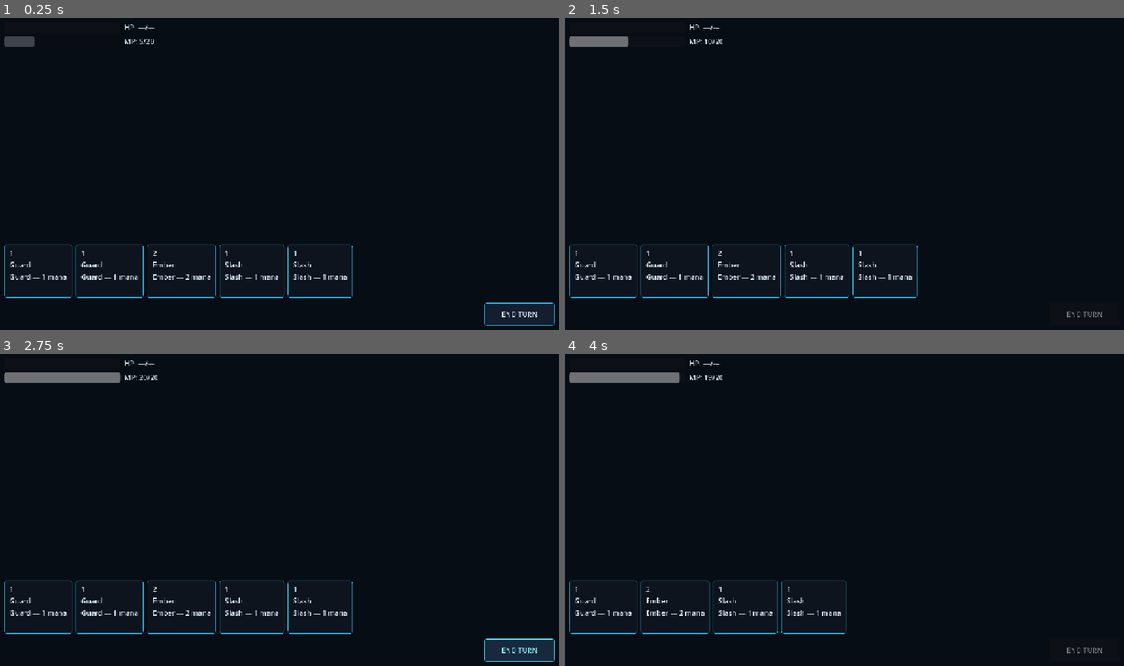
Above: before the commit, frames 1-4 (two rows, left to right).
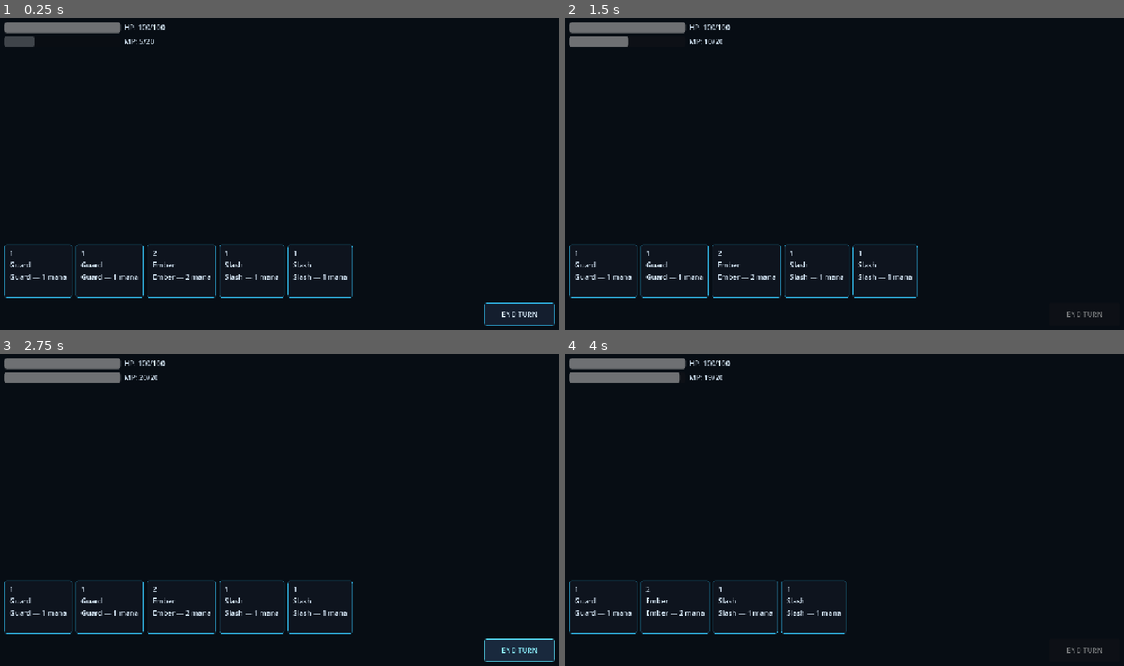
Above: after the commit, the same moments.

Repository: ruizeduardo8506/zero-g
Game: Godot game, scene res://scenes/combat/CombatScene.tscn
Same seed, same stepped clock (60 frames per second), same inputs: the game is played once before the commit and once after it.
Inputs (mouse positions are in pixels of both pictures, inside the frame that each line leads up to):
- Up to frame 1 (0.25 s): no input
- Up to frame 2 (1.5 s): click "END TURN" at 0.5 s; click "END TURN" at 1.25 s
- Up to frame 3 (2.75 s): click "END TURN" at 2 s
- Up to frame 4 (4 s): drag from (604, 606) to (900, 441) at 2.77 s; tap Enter at 3.5 s; drag from (604, 606) to (816, 572) at 3.52 s

The runs differ from the first frame. In frame 1, 0.8% of the frame differs, in the area x 0-30%, y 1-5%; in frame 2, 0.8%; in frame 3, 0.8%; in frame 4, 0.8%.

Commit message:
Broadcast player HP/mana on spawn so combat HUD initializes.
Co-authored-by: Cursor <cursoragent@cursor.com>

Diff:
--- a/scenes/combat/CombatScene.tscn
+++ b/scenes/combat/CombatScene.tscn
@@ -5,6 +5,7 @@
 [ext_resource type="Script" uid="uid://csuc5acvyiclj" path="res://scripts/ui/combat_hud.gd" id="4_0x2iq"]
 [ext_resource type="Script" uid="uid://xxncavu0pv2i" path="res://scripts/ui/hand_ui.gd" id="5_i18os"]
 [ext_resource type="PackedScene" uid="uid://b1ul5tbo0r3r4" path="res://scenes/ui/common/card_visual.tscn" id="6_dqp6h"]
+[ext_resource type="Script" path="res://scripts/combat/combat_entity.gd" id="7_entity"]
 
 [node name="CombatScene" type="Control"]
 layout_mode = 3
@@ -28,6 +29,13 @@
 [node name="CombatController" type="Node" parent="."]
 unique_name_in_owner = true
 script = ExtResource("2")
+
+[node name="PlayerEntity" type="Node2D" parent="." groups=["player_combat_entity"]]
+unique_name_in_owner = true
+script = ExtResource("7_entity")
+entity_id = "player"
+max_hp = 100
+max_mana = 20
 
 [node name="CombatUI" type="CanvasLayer" parent="."]
 
--- a/scripts/combat/combat_controller.gd
+++ b/scripts/combat/combat_controller.gd
@@ -100,6 +100,7 @@
 
 func _on_mana_changed(current: int, cap: int) -> void:
 	EventBus.mana_updated.emit(current, cap)
+	EventBus.mana_changed.emit("player", current, cap)
 
 
 func _on_card_drawn(card: CardData) -> void:
--- a/scripts/combat/combat_entity.gd
+++ b/scripts/combat/combat_entity.gd
@@ -19,8 +19,14 @@
 func _ready() -> void:
 	if entity_id.is_empty():
 		entity_id = name
-	current_hp = maxi(0, max_hp)
-	current_mana = maxi(0, max_mana)
+	current_hp = max_hp
+	current_mana = max_mana
+	# Defer so CombatHud / other subscribers finish connecting in _ready first.
+	call_deferred("_broadcast_stats")
+
+
+## Push current HP / mana to EventBus (spawn init and external resync).
+func _broadcast_stats() -> void:
 	EventBus.health_changed.emit(entity_id, current_hp, max_hp)
 	EventBus.mana_changed.emit(entity_id, current_mana, max_mana)
 
--- a/scripts/combat/combat_scene.gd
+++ b/scripts/combat/combat_scene.gd
@@ -3,11 +3,22 @@
 @onready var _controller: CombatController = %CombatController
 @onready var _hud: CombatHud = %CombatHud
 @onready var _hand_ui: HandUI = %HandManager
+@onready var _player_entity: Node2D = %PlayerEntity
 
 
 func _ready() -> void:
 	_wire_signals()
+	if _player_entity != null:
+		CombatStateMachine.set_active_player_entity(_player_entity)
 	_controller.start_combat(StarterDeck.create_orphan_deck())
+	# After CombatEntity's deferred spawn broadcast, resync bars to live combatant pools.
+	call_deferred("_resync_player_bars")
+
+
+func _resync_player_bars() -> void:
+	var combatant: Combatant = _controller.player
+	EventBus.health_changed.emit("player", combatant.current_hp, combatant.max_hp)
+	EventBus.mana_changed.emit("player", combatant.mana.current, combatant.mana.cap)
 
 
 func _wire_signals() -> void:
